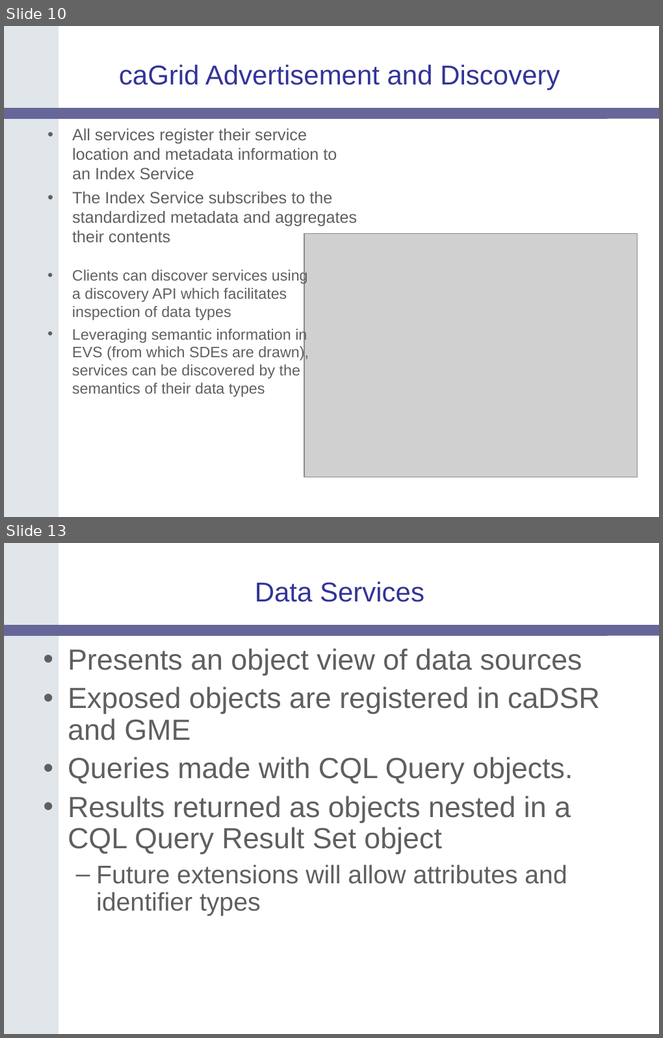
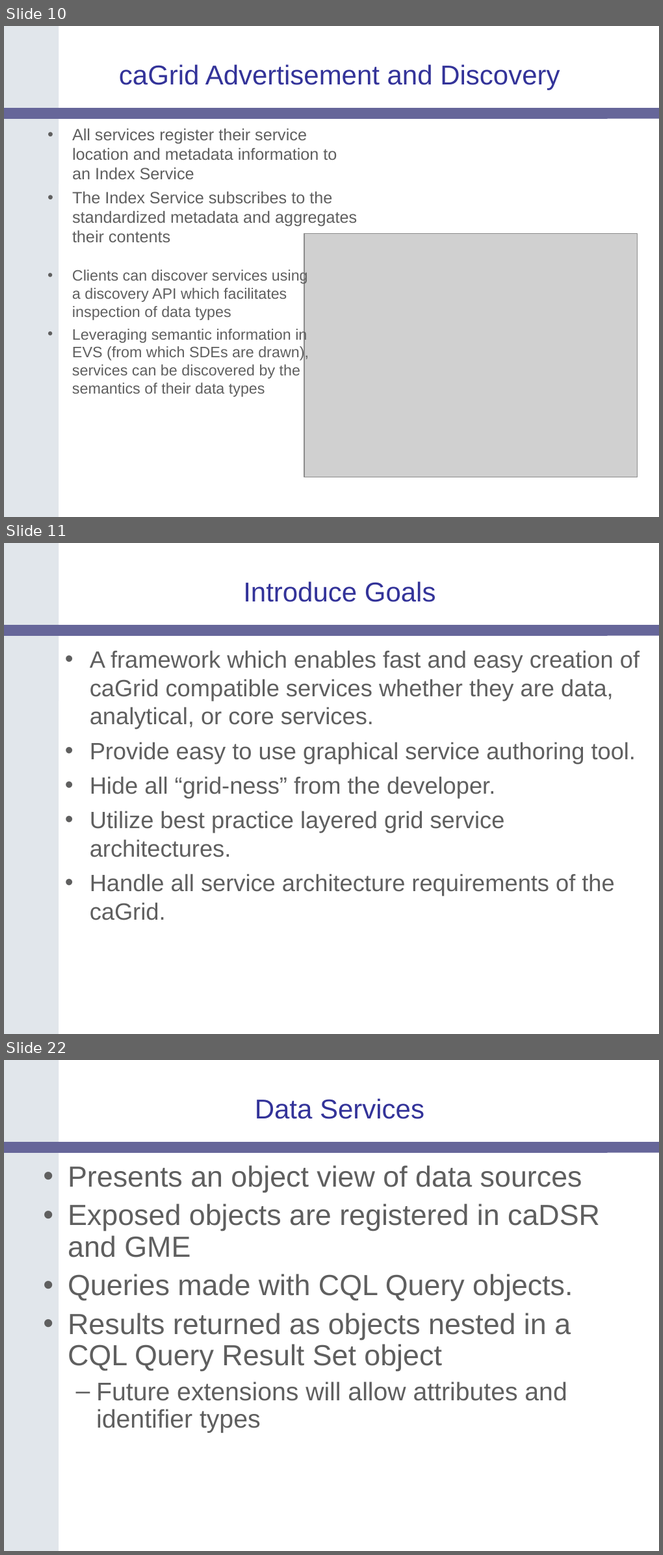
Before and after one commit to NCIP/cagrid-docs, a slide deck: presentations/200604_AnnualMeeting/caGrid-1.0-Architecture_caBIG-Annual-Meeting06.ppt. Shown one above the other, each under a label of ours: slides 10 and 13 before the commit, slides 10, 11 and 22 after it; the slides between them are not shown. The pictures are 663x1038 and 663x1555 pixels, drawn with LibreOffice and Linux fonts; fonts in the diff are those of the drawing; grey boxes stand for pictures; background and template pictures are left out. Boxes give left, top, right and bottom in pixels: in the first picture for what was removed or moved away, otherwise in the second. Text is boxed around its words. In the diff, an @@ line names an element or a change of style, - is before the commit and + after.

```diff
--- a/presentations/200604_AnnualMeeting/caGrid-1.0-Architecture_caBIG-Annual-Meeting06.ppt
+++ b/presentations/200604_AnnualMeeting/caGrid-1.0-Architecture_caBIG-Annual-Meeting06.ppt
@@ slide 11 added at [4,543,659,1034], background #FFFFFF; not listed: 2 template elements that a slide beside it also shows @@
@@ title added at [243,581,436,602], 30 pt, text #333399 @@
+Introduce Goals
@@ text added at [90,650,640,921], 25.9 pt, text #5F5F5F @@
+• A framework which enables fast and easy creation of caGrid compatible services whether they are data, analytical, or core services.
+• Provide easy to use graphical service authoring tool.
+• Hide all “grid-ness” from the developer.
+• Utilize best practice layered grid service architectures.
+• Handle all service architecture requirements of the caGrid.
@@ what was slide 13 is now slide 22 @@
```
Also in this commit, not shown: 1 slide changed, 10 other slides added, 2 slides removed.
